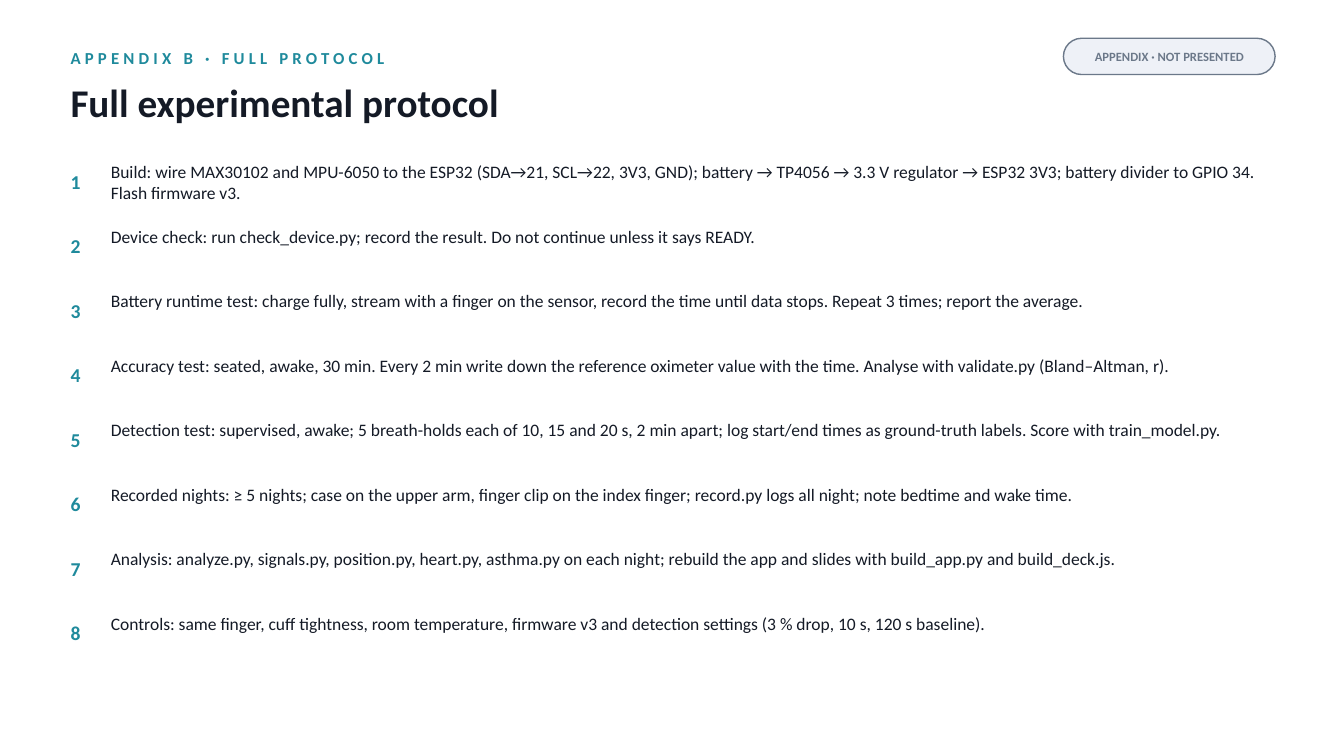
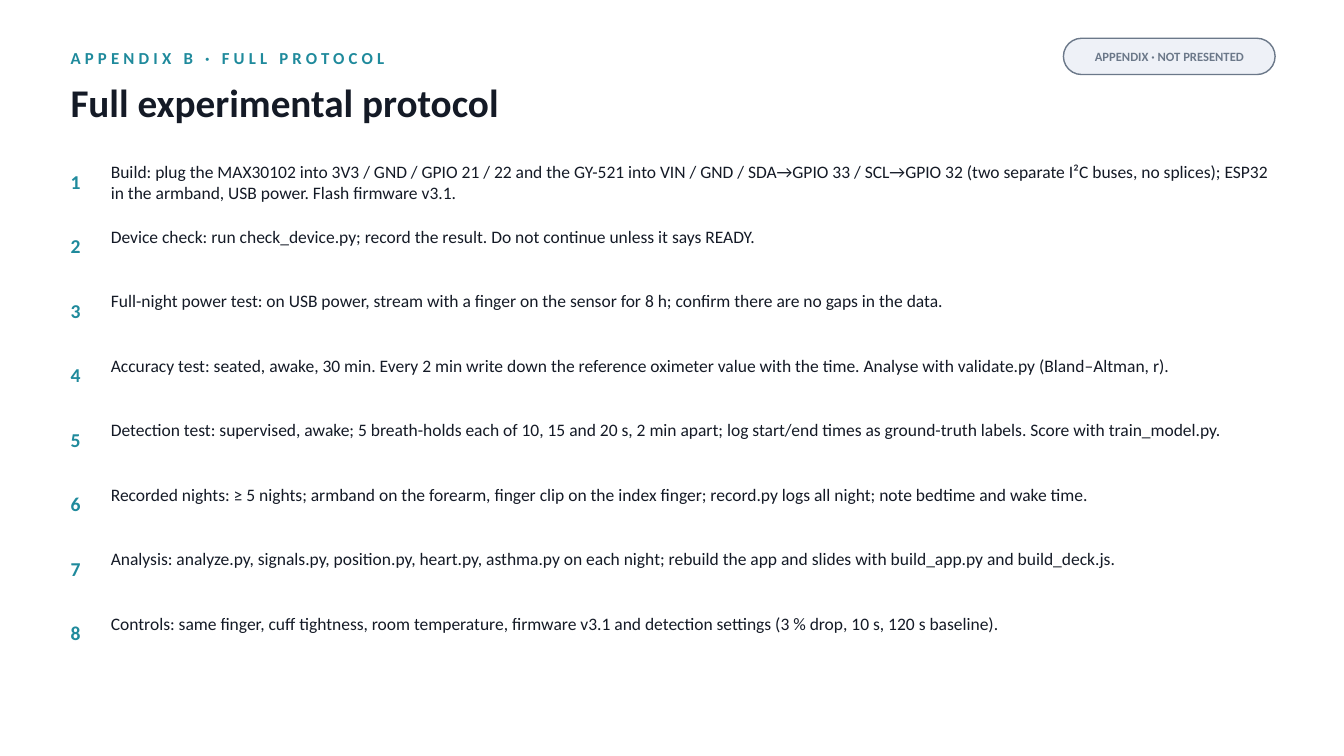
Before and after one commit to gabrielamamanestudent-wq/teetomivV2, a slide deck: slide 16 of science-fair/night-signal/Night_Signal_Presentation.pptx. Drawn at 1344x756 pixels with LibreOffice and Linux fonts; fonts in the diff are those of the drawing. Boxes give left, top, right and bottom in pixels: in the first picture for what was removed or moved away, otherwise in the second. Text is boxed around its words. In the diff, an @@ line names an element or a change of style, - is before the commit and + after.

```diff
--- a/science-fair/night-signal/Night_Signal_Presentation.pptx
+++ b/science-fair/night-signal/Night_Signal_Presentation.pptx
@@ text at (111,164,1268,202): text changed @@
-Build: wire MAX30102 and MPU-6050 to the ESP32 (SDA→21, SCL→22, 3V3, GND); battery → TP4056 → 3.3 V regulator → ESP32 3V3; battery divider to GPIO 34. Flash firmware v3.
+Build: plug the MAX30102 into 3V3 / GND / GPIO 21 / 22 and the GY-521 into VIN / GND / SDA→GPIO 33 / SCL→GPIO 32 (two separate I²C buses, no splices); ESP32 in the armband, USB power. Flash firmware v3.1.
@@ text at (111,295,943,310): text changed @@
-Battery runtime test: charge fully, stream with a finger on the sensor, record the time until data stops. Repeat 3 times; report the average.
+Full-night power test: on USB power, stream with a finger on the sensor for 8 h; confirm there are no gaps in the data.
@@ text at (111,489,1088,504): text changed @@
-Recorded nights: ≥ 5 nights; case on the upper arm, finger clip on the index finger; record.py logs all night; note bedtime and wake time.
+Recorded nights: ≥ 5 nights; armband on the forearm, finger clip on the index finger; record.py logs all night; note bedtime and wake time.
@@ text at (111,617,999,633): text changed @@
-Controls: same finger, cuff tightness, room temperature, firmware v3 and detection settings (3 % drop, 10 s, 120 s baseline).
+Controls: same finger, cuff tightness, room temperature, firmware v3.1 and detection settings (3 % drop, 10 s, 120 s baseline).
```
Also in this commit, not shown: 6 other slides changed, 11 other files.
